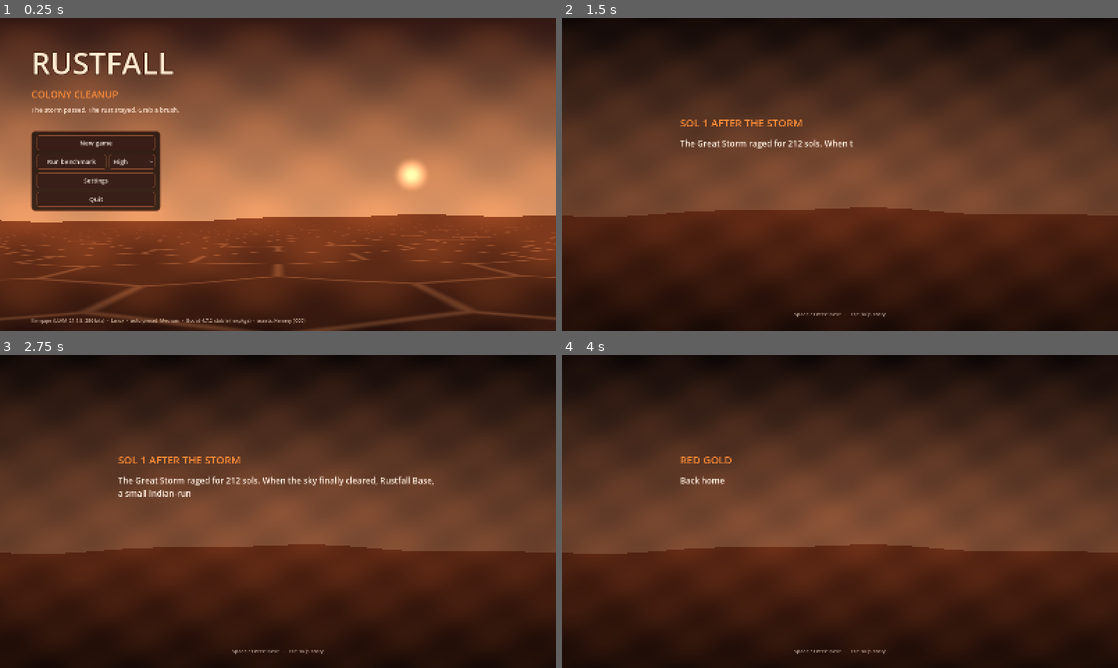
Above: before the commit, frames 1-4 (two rows, left to right).
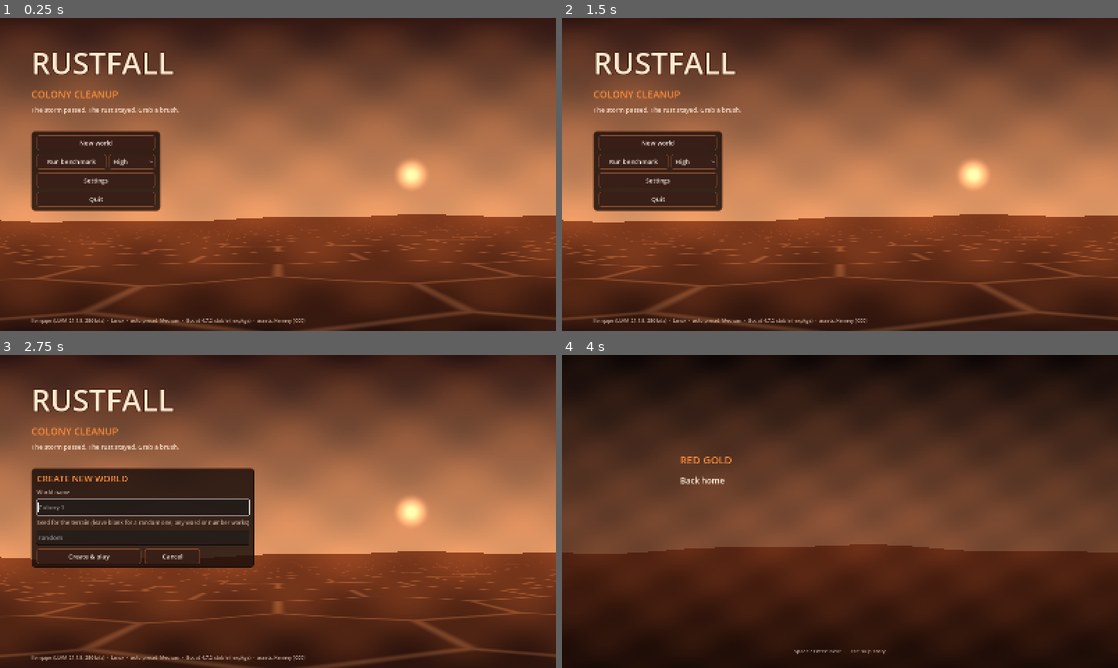
Above: after the commit, the same moments.

Repository: avinashkkumar/rustcollector
Game: Godot game, scene res://scenes/main.tscn
Two runs of this game, one before a commit and one after it. Both use one fixed random seed, a clock stepped at 60 frames per second and the inputs below.
Inputs (mouse positions are in pixels of both pictures, inside the frame that each line leads up to):
- Up to frame 1 (0.25 s): no input
- Up to frame 2 (1.5 s): click (656, 143) at 0.5 s, where only the run before the commit has a clickable "New game"; click (734, 218) at 1.25 s, where only the run after the commit has a clickable "Cancel"
- Up to frame 3 (2.75 s): click (94, 480) at 2 s, where only the run after the commit has a clickable "New world"
- Up to frame 4 (4 s): click (650, 555) at 2.75 s, where only the run after the commit has a clickable "Create & play"; tap Enter (ui_accept) at 3.5 s; move the mouse to (962, 495) at 3.52 s; press the mouse at (962, 495) at 3.53 s; hold D (move_right) from 3.53 s (still down); tap Space (jump) at 3.77 s

The runs differ from the first frame. In frame 1, less than 0.1% of the frame differs, in the area x 14-21%, y 39-42%; in frame 2, 92%; in frame 3, 92%, in the area x 0-100%, y 0-100%; in frame 4, nothing differs.

Commit message:
Add the world list and create-world screens to the title menu

Diff:
--- a/scripts/boot.gd
+++ b/scripts/boot.gd
@@ -18,10 +18,12 @@
 func _ready() -> void:
 	var args := parse_args()
 	if args.has("playtest") or args.has("debug-shot"):
-		GameState.save_dir = "user://dev/"  # never overwrite or delete the player's real save
+		Worlds.root = "user://dev/worlds/"  # never touch the player's real worlds
+	else:
+		Worlds.migrate_legacy()
 	if args.has("playtest"):
 		_story_shown = true
-		start_game(false)
+		start_game(_fresh_dev_world(), true)
 		var pt := Playtest.new()
 		pt.world = current
 		pt.out_dir = str(args["playtest"])
@@ -58,25 +60,29 @@
 	Config.override_upscaler = ""
 	Config.apply_display()
 	var m := MainMenu.new()
-	m.new_game.connect(func() -> void: start_game(false))
-	m.continue_game.connect(func() -> void: start_game(true))
+	m.play_world.connect(func(id: String, is_new: bool) -> void: start_game(id, is_new))
 	m.run_benchmark.connect(func(p: String) -> void: start_benchmark(p, {}))
 	_swap(m)
 
 
-func start_game(load_save: bool) -> void:
-	if not load_save:
-		GameState.delete_save()
-		if not _story_shown:
-			_story_shown = true
-			var st := Story.new()
-			st.finished.connect(func() -> void: start_game.call_deferred(false))
-			_swap(st)
-			return
+## Opens a world. A brand-new world plays the opening story first.
+func start_game(world_id: String, is_new: bool) -> void:
+	var meta := Worlds.select(world_id)
+	if meta.is_empty():
+		show_menu()
+		return
+	if is_new and not _story_shown:
+		_story_shown = true
+		var st := Story.new()
+		st.finished.connect(func() -> void: start_game.call_deferred(world_id, true))
+		_swap(st)
+		return
 	_story_shown = false
 	var w := World.new()
 	w.mode = "play"
-	w.load_save = load_save
+	w.seed_value = int(meta.seed)
+	w.world_name = str(meta.name)
+	w.load_save = GameState.has_save()
 	w.quit_to_menu.connect(func() -> void: show_menu.call_deferred())
 	_swap(w)
 
@@ -98,15 +104,26 @@
 
 
 ## Developer helper: open a scene, wait, save a screenshot, quit.
+## A clean throwaway world in the developer folder, with the classic seed so captures compare.
+func _fresh_dev_world() -> String:
+	for w in Worlds.list():
+		Worlds.delete(w.id)
+	return Worlds.create("Dev world", "4242")
+
+
 func _debug_shot(path: String, delay: float, scene: String) -> void:
-	if scene == "menu":
+	if scene == "menu" or scene == "worlds":
+		_fresh_dev_world()
+		Worlds.create("Red Valley", "mars")
 		show_menu()
+		if scene == "worlds":
+			(current as MainMenu).show_worlds()
 	elif scene == "story":
 		_story_shown = false
-		start_game(false)
+		start_game(_fresh_dev_world(), true)
 	else:
 		_story_shown = true
-		start_game(false)
+		start_game(_fresh_dev_world(), true)
 	await get_tree().create_timer(delay).timeout
 	if scene == "drive" and current is World:
 		var w: World = current
--- a/scripts/hud.gd
+++ b/scripts/hud.gd
@@ -495,7 +495,7 @@
 	pause_main = VBoxContainer.new()
 	pause_main.add_theme_constant_override("separation", 10)
 	vb.add_child(pause_main)
-	pause_main.add_child(UiKit.label("Paused", 30, UiKit.ACCENT))
+	pause_main.add_child(UiKit.label("Paused" + ("  ·  " + world.world_name if world.world_name != "" else ""), 30, UiKit.ACCENT))
 	pause_main.add_child(UiKit.button("Resume", toggle_pause, 520))
 	pause_main.add_child(UiKit.button("Mission log & stats", _show_log, 520))
 	pause_main.add_child(UiKit.button("Settings", func() -> void:
--- a/scripts/main_menu.gd
+++ b/scripts/main_menu.gd
@@ -2,11 +2,15 @@
 extends Control
 ## Title screen.
 
-signal new_game
-signal continue_game
+signal play_world(id: String, is_new: bool)
 signal run_benchmark(preset: String)
 
 var _main: VBoxContainer
+var _worlds: VBoxContainer
+var _world_list: VBoxContainer
+var _create: VBoxContainer
+var _name_edit: LineEdit
+var _seed_edit: LineEdit
 var _settings: SettingsPanel
 var _bench_preset := "high"
 
@@ -73,9 +77,17 @@
 	_main = VBoxContainer.new()
 	_main.add_theme_constant_override("separation", 10)
 	stack.add_child(_main)
-	if GameState.has_save():
-		_main.add_child(UiKit.button("Continue", func() -> void: continue_game.emit(), 340))
-	_main.add_child(UiKit.button("New game", func() -> void: new_game.emit(), 340))
+	var all := Worlds.list()
+	if not all.is_empty():
+		var last: Dictionary = all[0]
+		var cont := UiKit.button("Continue: %s" % last.name, func() -> void: play_world.emit(last.id, not last.played), 340)
+		cont.clip_text = true
+		_main.add_child(cont)
+	_main.add_child(UiKit.button("Worlds (%d)" % all.size() if not all.is_empty() else "New world", func() -> void:
+		if all.is_empty():
+			_show(_create)
+		else:
+			show_worlds(), 340))
 	var bench_row := HBoxContainer.new()
 	bench_row.add_theme_constant_override("separation", 8)
 	var bench := UiKit.button("Run benchmark", func() -> void: run_benchmark.emit(_bench_preset), 200)
@@ -92,6 +104,7 @@
 		_main.visible = false
 		_settings.visible = true, 340))
 	_main.add_child(UiKit.button("Quit", func() -> void: get_tree().quit(), 340))
+	_build_worlds(stack)
 	_settings = SettingsPanel.new()
 	_settings.visible = false
 	_settings.closed.connect(func() -> void:
@@ -108,3 +121,136 @@
 	foot.offset_top = -40
 	add_child(foot)
 	Input.mouse_mode = Input.MOUSE_MODE_VISIBLE
+
+
+func _show(panel: Control) -> void:
+	for p in [_main, _worlds, _create]:
+		p.visible = p == panel
+	if panel == _create:
+		_name_edit.text = ""
+		_name_edit.placeholder_text = Worlds.next_default_name()
+		_seed_edit.text = ""
+		_name_edit.grab_focus()
+
+
+func show_worlds() -> void:
+	_refresh_worlds()
+	_show(_worlds)
+
+
+func _build_worlds(stack: VBoxContainer) -> void:
+	_worlds = VBoxContainer.new()
+	_worlds.add_theme_constant_override("separation", 10)
+	_worlds.visible = false
+	stack.add_child(_worlds)
+	_worlds.add_child(UiKit.label("WORLDS", 26, UiKit.ACCENT))
+	var scroll := ScrollContainer.new()
+	scroll.custom_minimum_size = Vector2(860, 420)
+	scroll.horizontal_scroll_mode = ScrollContainer.SCROLL_MODE_DISABLED
+	_worlds.add_child(scroll)
+	_world_list = VBoxContainer.new()
+	_world_list.size_flags_horizontal = Control.SIZE_EXPAND_FILL
+	_world_list.add_theme_constant_override("separation", 8)
+	scroll.add_child(_world_list)
+	var bar := HBoxContainer.new()
+	bar.add_theme_constant_override("separation", 10)
+	bar.add_child(UiKit.button("Create new world", func() -> void: _show(_create), 300))
+	bar.add_child(UiKit.button("Back", func() -> void: _show(_main), 160))
+	_worlds.add_child(bar)
+
+	_create = VBoxContainer.new()
+	_create.add_theme_constant_override("separation", 10)
+	_create.visible = false
+	stack.add_child(_create)
+	_create.add_child(UiKit.label("CREATE NEW WORLD", 26, UiKit.ACCENT))
+	_create.add_child(UiKit.label("World name", 16, UiKit.MUTED))
+	_name_edit = LineEdit.new()
+	_name_edit.custom_minimum_size = Vector2(520, 44)
+	_name_edit.max_length = 40
+	_create.add_child(_name_edit)
+	_create.add_child(UiKit.label("Seed for the terrain (leave blank for a random one; any word or number works)", 16, UiKit.MUTED))
+	_seed_edit = LineEdit.new()
+	_seed_edit.custom_minimum_size = Vector2(520, 44)
+	_seed_edit.placeholder_text = "random"
+	_seed_edit.max_length = 40
+	_create.add_child(_seed_edit)
+	var go := func() -> void:
+		var id := Worlds.create(_name_edit.text, _seed_edit.text)
+		play_world.emit(id, true)
+	_name_edit.text_submitted.connect(func(_t: String) -> void: go.call())
+	_seed_edit.text_submitted.connect(func(_t: String) -> void: go.call())
+	var bar2 := HBoxContainer.new()
+	bar2.add_theme_constant_override("separation", 10)
+	bar2.add_child(UiKit.button("Create & play", go, 300))
+	bar2.add_child(UiKit.button("Cancel", func() -> void:
+		if Worlds.list().is_empty():
+			_show(_main)
+		else:
+			show_worlds(), 160))
+	_create.add_child(bar2)
+
+
+func _refresh_worlds() -> void:
+	for c in _world_list.get_children():
+		c.queue_free()
+	for w in Worlds.list():
+		var row := PanelContainer.new()
+		var hb := HBoxContainer.new()
+		hb.add_theme_constant_override("separation", 8)
+		row.add_child(hb)
+		var info := VBoxContainer.new()
+		info.size_flags_horizontal = Control.SIZE_EXPAND_FILL
+		var title := UiKit.label(str(w.name), 20)
+		info.add_child(title)
+		info.add_child(UiKit.label(Worlds.describe(w), 13, UiKit.MUTED))
+		hb.add_child(info)
+		var id: String = w.id
+		var is_new: bool = not w.played
+		hb.add_child(UiKit.button("Play", func() -> void: play_world.emit(id, is_new), 100))
+		var rename_btn := UiKit.button("Rename", Callable(), 110)
+		rename_btn.pressed.connect(func() -> void: _start_rename(info, title, id))
+		hb.add_child(rename_btn)
+		var del := UiKit.button("Delete", Callable(), 110)
+		del.pressed.connect(func() -> void:
+			if del.text == "Delete":
+				del.text = "Sure?"
+				del.add_theme_color_override("font_color", Color(1.0, 0.45, 0.35))
+				get_tree().create_timer(3.0).timeout.connect(func() -> void:
+					if is_instance_valid(del):
+						del.text = "Delete"
+						del.remove_theme_color_override("font_color"))
+			else:
+				Worlds.delete(id)
+				if Worlds.list().is_empty():
+					_show(_main)
+					_rebuild_main_buttons()
+				else:
+					_refresh_worlds())
+		hb.add_child(del)
+		_world_list.add_child(row)
+
+
+func _start_rename(info: VBoxContainer, title: Label, id: String) -> void:
+	var edit := LineEdit.new()
+	edit.text = title.text
+	edit.max_length = 40
+	edit.custom_minimum_size = Vector2(360, 36)
+	title.visible = false
+	info.add_child(edit)
+	info.move_child(edit, 0)
+	edit.grab_focus()
+	edit.select_all()
+	var state := {done = false}
+	var done := func(t: String) -> void:
+		if state.done:
+			return
+		state.done = true
+		Worlds.rename(id, t)
+		_refresh_worlds()
+	edit.text_submitted.connect(done)
+	edit.focus_exited.connect(func() -> void: done.call(edit.text))
+
+
+## After the last world is deleted the main column must lose its "Continue" button.
+func _rebuild_main_buttons() -> void:
+	get_parent().call_deferred("show_menu")
--- a/scripts/world.gd
+++ b/scripts/world.gd
@@ -15,6 +15,7 @@
 
 var mode := "play"
 var seed_value := 4242
+var world_name := ""
 var load_save := false
 var params: Dictionary
 var terrain: Terrain
